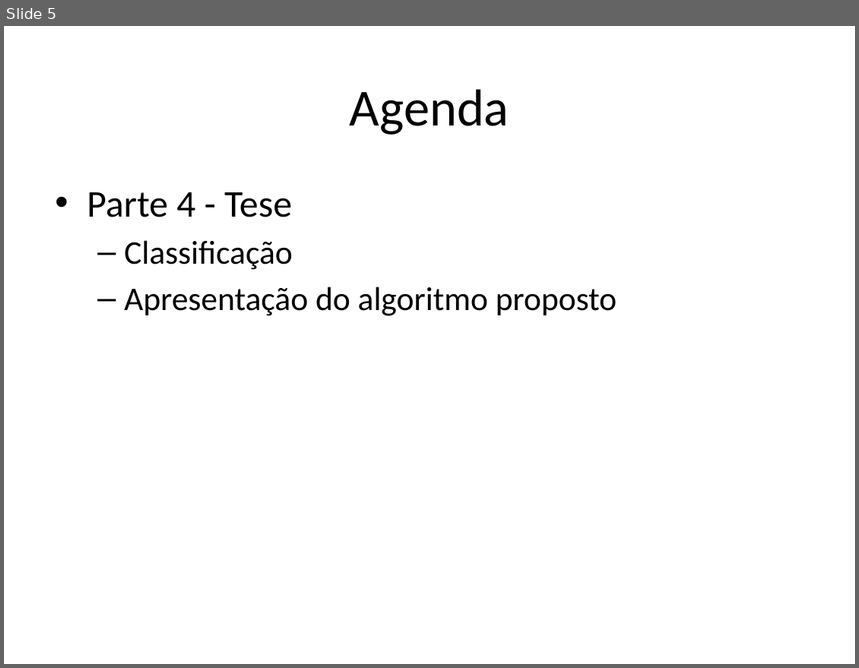
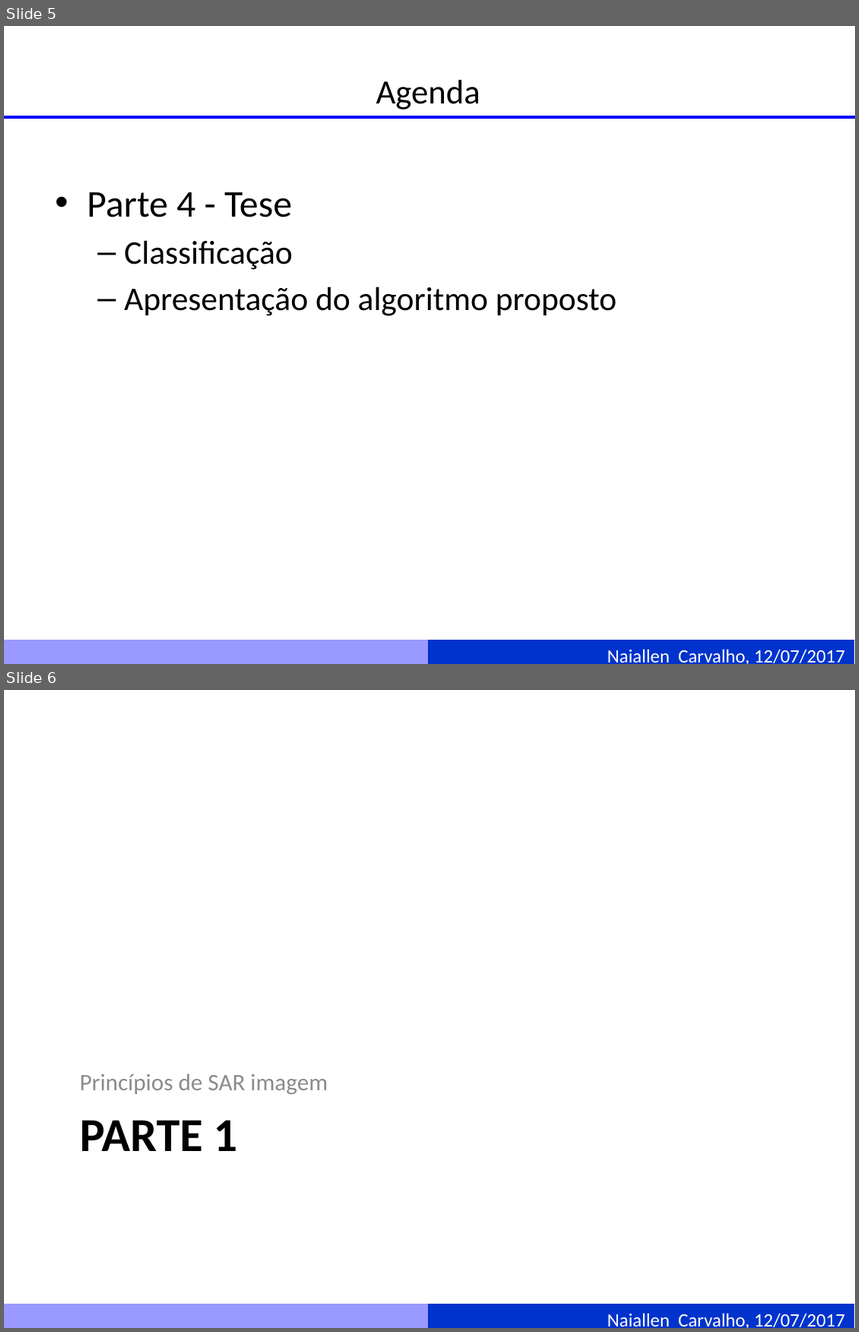
Before and after one commit to naiallen/curso_sar_presentation, a slide deck: Fundamentos de imagens SAR.pptm. Shown one above the other, each under a label of ours: slide 5 before the commit, slides 5 and 6 after it. The pictures are 859x668 and 859x1332 pixels, drawn with LibreOffice and Linux fonts; fonts in the diff are those of the drawing. Boxes give left, top, right and bottom in pixels: in the first picture for what was removed or moved away, otherwise in the second. Text is boxed around its words. In the diff, an @@ line names an element or a change of style, - is before the commit and + after.

```diff
--- a/Fundamentos de imagens SAR.pptm
+++ b/Fundamentos de imagens SAR.pptm
@@ slide 6 added at (4,690,855,1328), background #FFFFFF; not listed: 2 template elements that a slide beside it also shows @@
@@ text added at (80,1074,328,1094), 20 pt, text #8C8C8C @@
+Princípios de SAR imagem
@@ title added at (80,1120,237,1151), 40 pt, text #000000, bold @@
+PARTE 1
@@ slide 5 changed as well @@
@@ title "Agenda": place and size @@
-title "Agenda" at (350,89,509,135)
+title "Agenda" at (376,80,481,110)
@@ title "Agenda" at (376,80,481,110): size 44 to 28.8 pt @@
@@ line added from (4, 117) to (855, 117), #0000FF 3 pt @@
@@ rectangle added at (4,641,428,664), fill #9999FF, outline #9999FF 0.75 pt @@
@@ rectangle added at (428,641,854,664), fill #0033CC, outline #0033CC 0.75 pt, 16 pt, text #FFFFFF @@
+Naiallen Carvalho, 12/07/2017
```
Also in this commit, not shown: 4 other slides changed, 1 other slide added.
